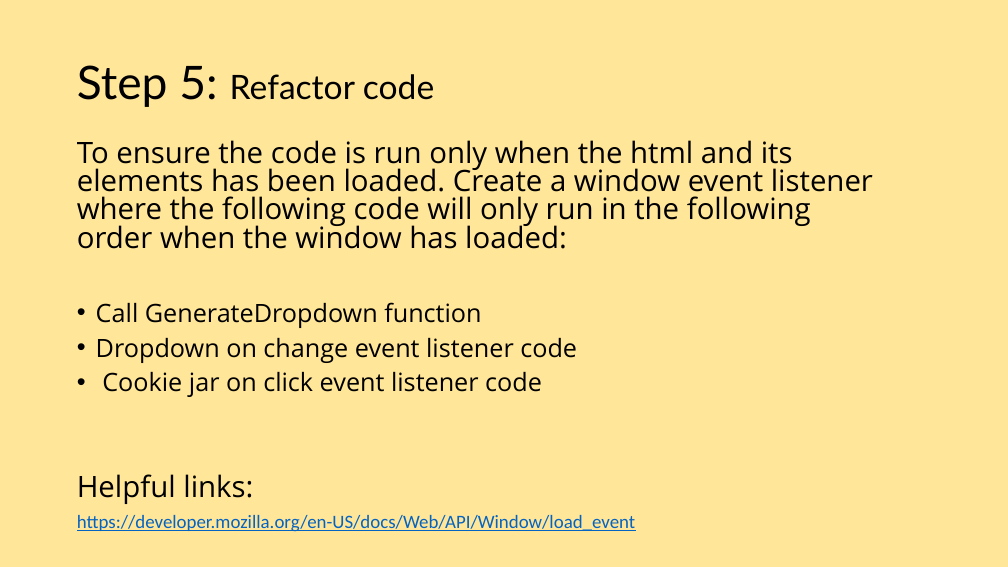
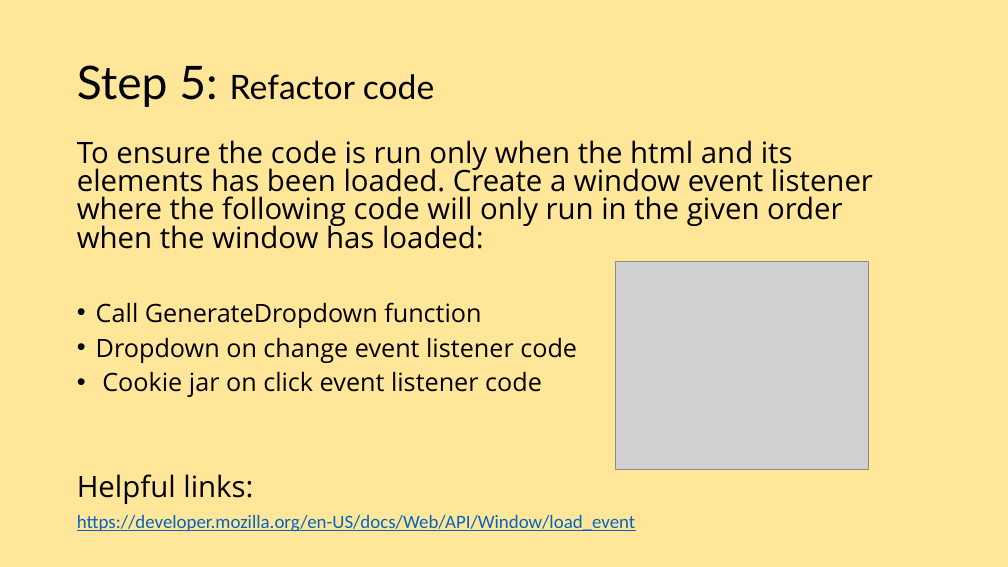
Before and after one commit to etruong/cookie-party, a slide deck: slide 16 of events-coding-session.pptx (slide 13 before the commit). Drawn at 1008x567 pixels with LibreOffice and Linux fonts; fonts in the diff are those of the drawing; grey boxes stand for pictures. Boxes give left, top, right and bottom in pixels: in the first picture for what was removed or moved away, otherwise in the second. Text is boxed around its words. In the diff, an @@ line names an element or a change of style, - is before the commit and + after.

```diff
--- a/events-coding-session.pptx
+++ b/events-coding-session.pptx
@@ text at bbox=[77, 140, 873, 249]: text changed @@
-To ensure the code is run only when the html and its elements has been loaded. Create a window event listener where the following code will only run in the following order when the window has loaded:
+To ensure the code is run only when the html and its elements has been loaded. Create a window event listener where the following code will only run in the given order when the window has loaded:
@@ picture added at bbox=[615, 262, 868, 469] @@
```
Also in this commit, not shown: 6 other slides changed, 5 slides added, 2 slides removed, 1 other file.
